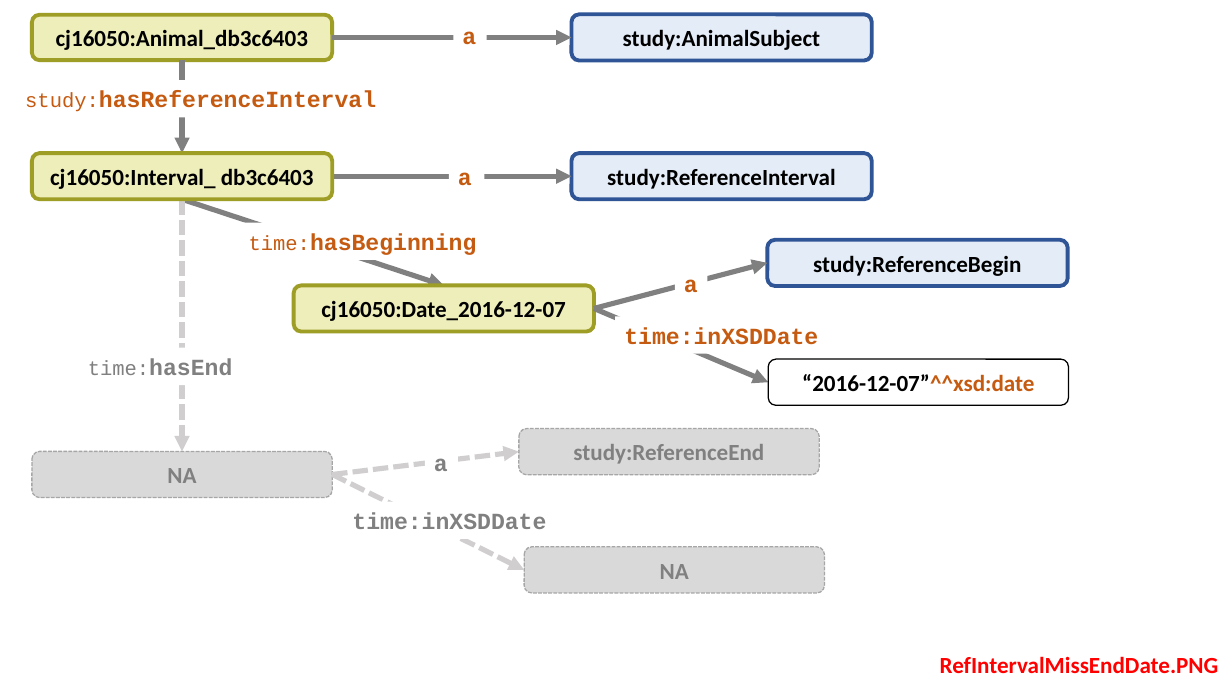
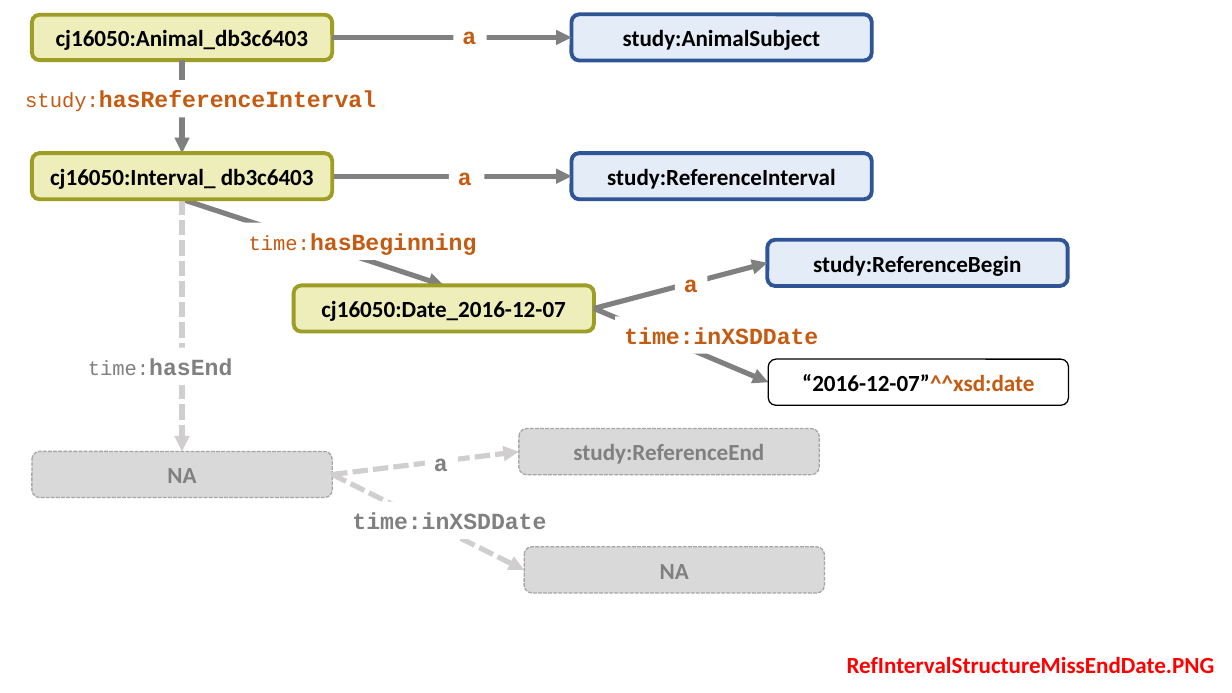
Before and after one commit to phuse-org/SENDConform, a slide deck: slide 2 of doc/images/ImageSources.pptx. Drawn at 1232x693 pixels with LibreOffice and Linux fonts; fonts in the diff are those of the drawing. Boxes give left, top, right and bottom in pixels: in the first picture for what was removed or moved away, otherwise in the second. Text is boxed around its words. In the diff, an @@ line names an element or a change of style, - is before the commit and + after.

```diff
--- a/doc/images/ImageSources.pptx
+++ b/doc/images/ImageSources.pptx
@@ text at (x1=847, y1=656, x2=1215, y2=673): text changed @@
-RefIntervalMissEndDate.PNG
+RefIntervalStructureMissEndDate.PNG
```
Also in this commit, not shown: 4 other slides changed, 1 slide added, 11 other files.
